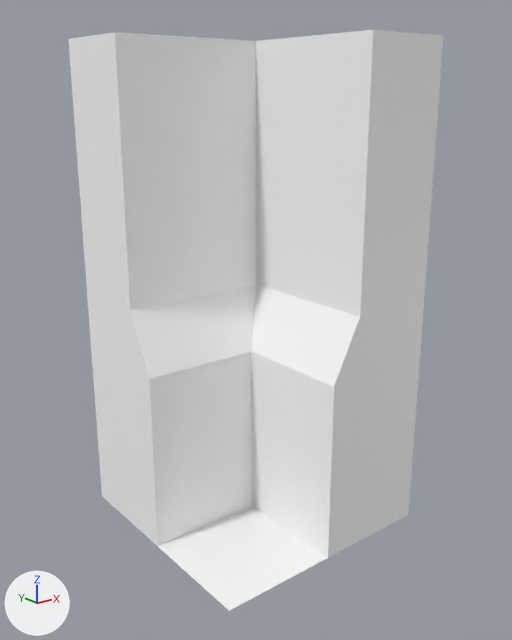
Before and after pictures for a commit that changed the FBX model Assets/Art/Environment/Containing/Models/Env_Ctn_Wall_Corner90_Outside_CW.fbx.
The view is the same before and after, from a 50 mm camera at (-2.27, -1.75, 1.78) aimed at (-0.5, 0.46, 0.9). The axes (+X, +Y, +Z) are drawn at lower left. The lights are the same throughout. Where no turn or scale is listed for an object, it has been applied to the vertices.

The first picture shows 'Floor_Edge_Corner90_Outside', 'Wall_Corner90_Outside', 'Wall_Corner90_Outside_Top'.
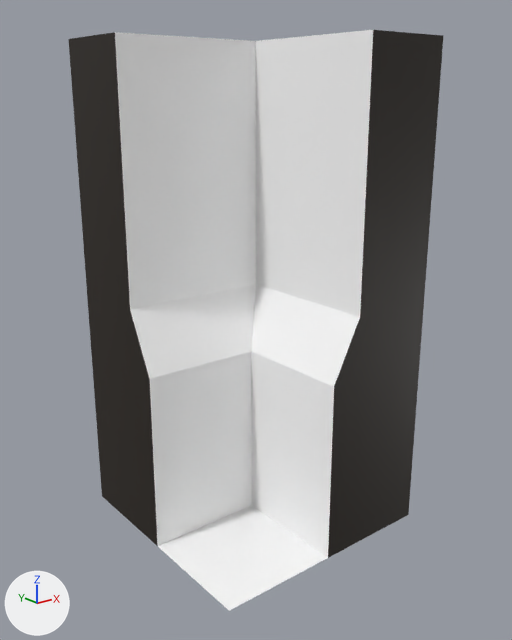
Boxes [x1, y1, x2, y2] around the edits, measured in the pictures (512 x 640 px):
part 1 of me_mesh_001, recoloured (grey to black)
    both: [87, 290, 152, 437]
part 2 of me_mesh_001, recoloured (grey to black)
    both: [332, 300, 424, 447]
part 3 of me_mesh_001, recoloured (grey to black)
    both: [95, 398, 158, 546]
part 4 of me_mesh_001, recoloured (grey to black)
    both: [328, 413, 416, 558]
part 5 of me_mesh, recoloured (grey to black)
    both: [360, 30, 443, 317]
part 6 of me_mesh, recoloured (grey to black)
    both: [68, 32, 130, 309]

Diff of the bpy script that builds the scene:
```diff
--- a/Assets/Art/Environment/Containing/Models/Env_Ctn_Wall_Corner90_Outside_CW.fbx.py
+++ b/Assets/Art/Environment/Containing/Models/Env_Ctn_Wall_Corner90_Outside_CW.fbx.py
@@ mat_wall_cut @@
+mat_wall_cut = principled_material('Wall_Cut')
+mat_wall_cut.base_color = (0.017, 0.0109, 0.00566)  # black #231b11
@@ me_mesh @@
 me_mesh.from_pydata(...)  # 12 vertices, 10 faces; spans x -1.0..0.0, y 0.0..1.0, z 1.0..2.0
 # used by ob_wall_corner90_outside_top; location = (0.0, 0.0, 0.0)
+# me_mesh part 5: 3 of the faces centred in x -0.594..-0.188, y 0.0..0.812, z 1.0..1.5 switch from mat_lambert2 (its picture is missing) to mat_wall_cut (black #231b11)
+# me_mesh part 6: 1 of the faces centred in x -1.0, y 0.812, z 1.5 switch from mat_lambert2 (its picture is missing) to mat_wall_cut (black #231b11)
@@ me_mesh_001 @@
 me_mesh_001.from_pydata(...)  # 21 vertices, 20 faces; spans x -1.0..0.0, y 0.0..1.0, z 0.0..1.0
 # used by ob_wall_corner90_outside; location = (0.0, 0.0, 0.0)
+# me_mesh_001 part 1: all 3 faces centred in x -1.0..-0.594, y 0.656..0.875, z 0.688..1.0 switch from mat_lambert2 (its picture is missing) to mat_wall_cut (black #231b11)
+# me_mesh_001 part 2: all 3 faces centred in x -0.344..-0.125, y 0.0..0.406, z 0.688..1.0 switch from mat_lambert2 (its picture is missing) to mat_wall_cut (black #231b11)
+# me_mesh_001 part 3: all 2 faces centred in x -1.0..-0.625, y 0.75, z 0.0..0.25 switch from mat_lambert2 (its picture is missing) to mat_wall_cut (black #231b11)
+# me_mesh_001 part 4: all 2 faces centred in x -0.25, y 0.0..0.375, z 0.0..0.25 switch from mat_lambert2 (its picture is missing) to mat_wall_cut (black #231b11)
```
